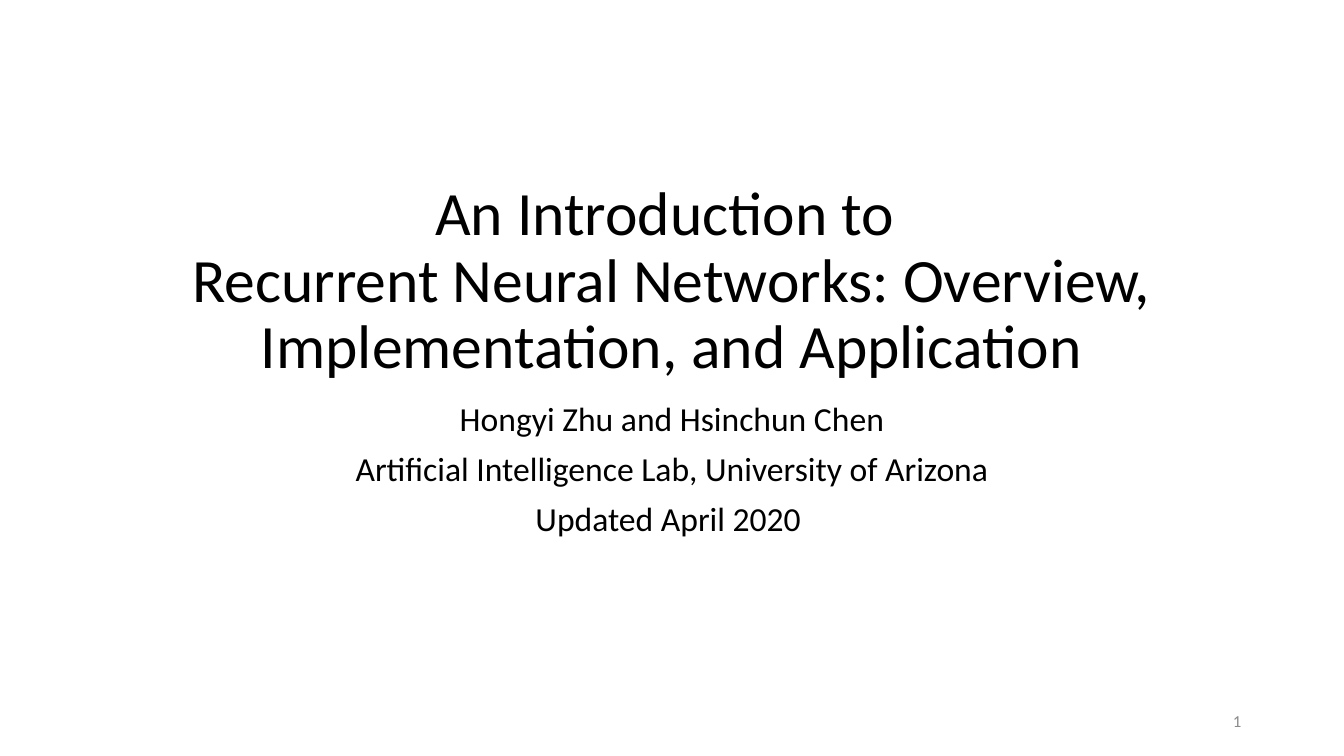
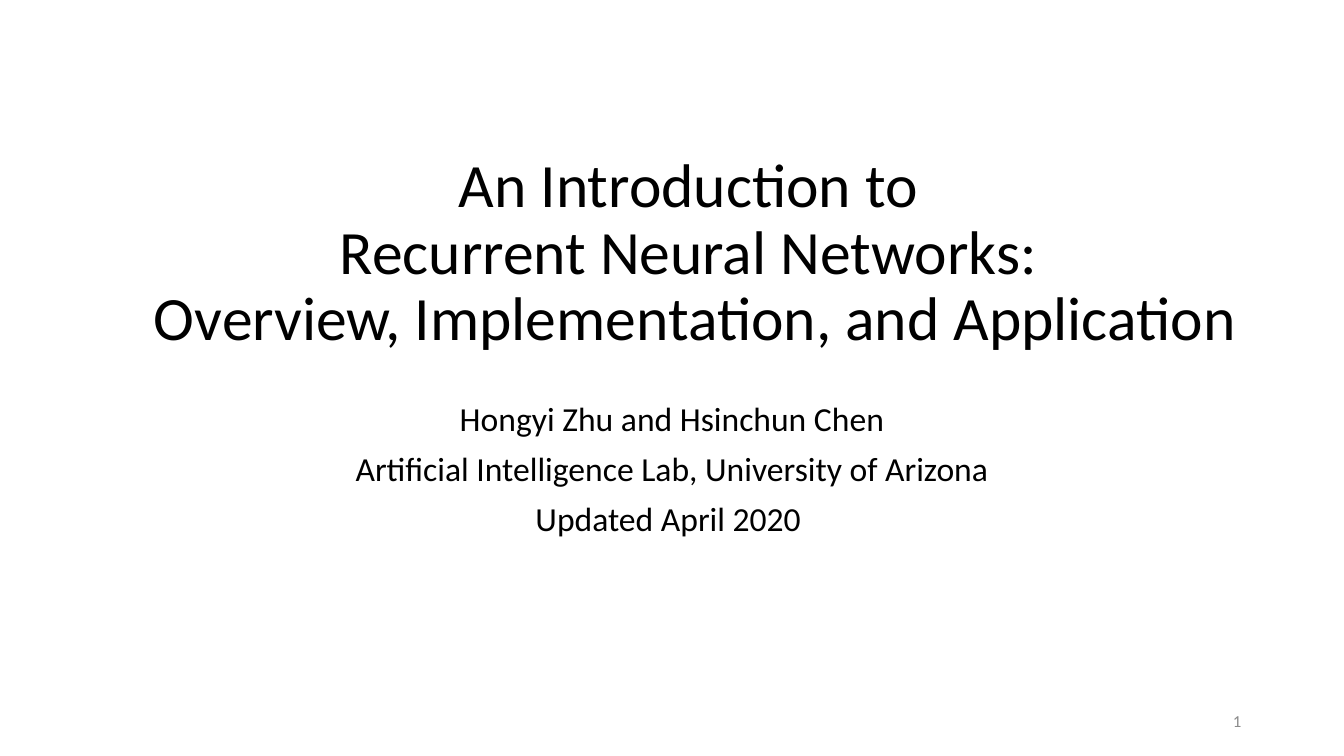
Before and after one commit to ailab-ua/courses, a slide deck: slide 1 of resources/recurrent_neural_networks_april_2020.pptx. Drawn at 1344x756 pixels with LibreOffice and Linux fonts; fonts in the diff are those of the drawing. Boxes give left, top, right and bottom in pixels: in the first picture for what was removed or moved away, otherwise in the second. Text is boxed around its words. In the diff, an @@ line names an element or a change of style, - is before the commit and + after.

```diff
--- a/resources/recurrent_neural_networks_april_2020.pptx
+++ b/resources/recurrent_neural_networks_april_2020.pptx
@@ title "An Introduction to Recurrent Neural ..." rewrapped from (x1=192, y1=192, x2=1150, y2=378) to (x1=154, y1=164, x2=1235, y2=350) @@
```
Also in this commit, not shown: 8 other slides changed.
